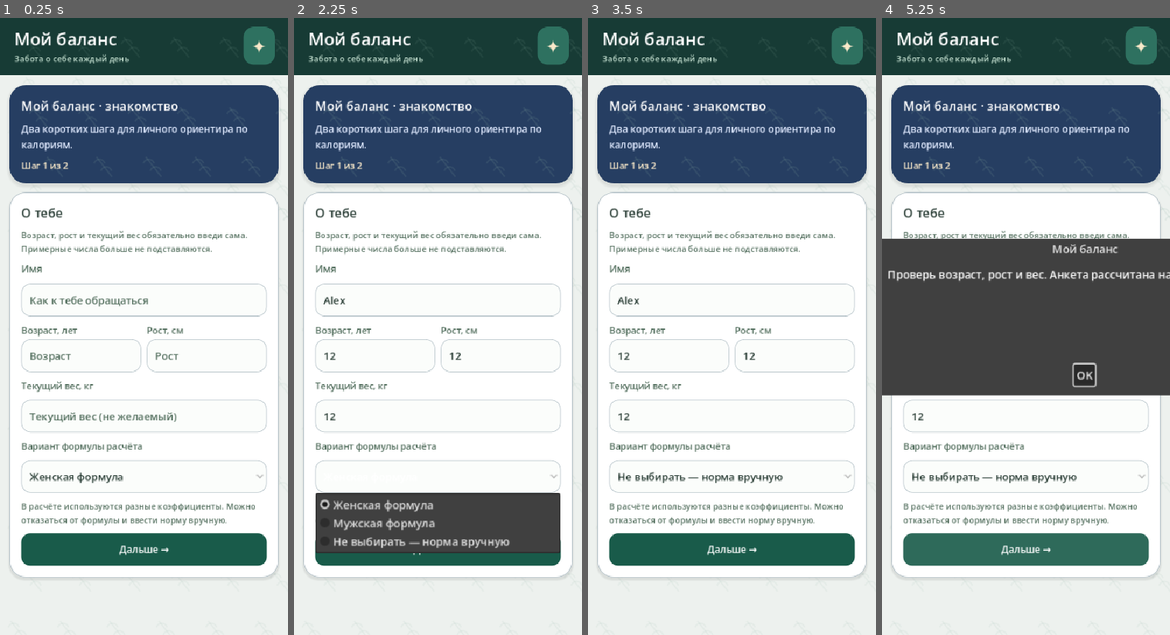
Above: before the commit, frames 1-4 (left to right).
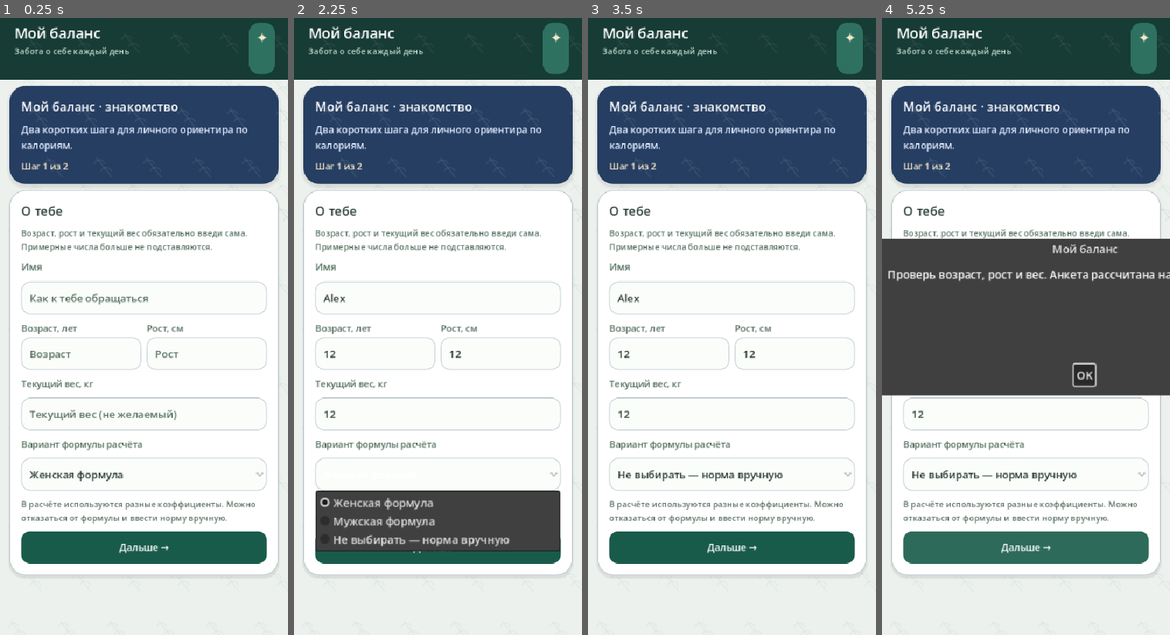
Above: after the commit, the same moments.

Repository: Domenklay/My_balance
Game: Godot game, scene res://main.tscn
The game is run twice, just before and just after one commit, with the same random seed, the same clock (stepped at 60 frames per second) and the same inputs.
Inputs (mouse positions are in pixels of both pictures, inside the frame that each line leads up to):
- Up to frame 1 (0.25 s): no input
- Up to frame 2 (2.25 s): click (438, 301) at 0.52 s; type "Alex" at 0.6 s; click (374, 357) at 0.75 s; type "12" at 0.83 s; click (501, 357) at 0.98 s; type "12" at 1.07 s; click (438, 419) at 1.27 s; type "12" at 1.35 s; click "Женская формула" at 2 s
- Up to frame 3 (3.5 s): click "Дальше →" at 2.75 s
- Up to frame 4 (5.25 s): click "Не выбирать — норма вручную" at 3.5 s; click "Не выбирать — норма вручную" at 4.25 s; click "Дальше →" at 5 s

The runs differ from the first frame. In frame 1, 11% of the frame differs, in the area x 0-100%, y 0-91%; in frame 2, 10%; in frame 3, 11%; in frame 4, 8.4%.

Commit message:
Make journal genuinely compact: slim date/header, single-line daily energy and macros, collapsible small meal rows

Diff:
--- a/godot/src/main.gd
+++ b/godot/src/main.gd
@@ -276,8 +276,8 @@
     head_style.bg_color = HEADER_BG
     head_style.content_margin_left = 21
     head_style.content_margin_right = 19
-    head_style.content_margin_top = 14
-    head_style.content_margin_bottom = 16
+    head_style.content_margin_top = 8
+    head_style.content_margin_bottom = 8
     header_panel.add_theme_stylebox_override("panel", head_style)
     shell.add_child(header_panel)
     header_pattern = PatternScript.new()
@@ -291,10 +291,10 @@
     brand.size_flags_horizontal = Control.SIZE_EXPAND_FILL
     brand.add_theme_constant_override("separation", 3)
     heading.add_child(brand)
-    header_title = _label(brand, "Мой баланс", 25, WHITE)
+    header_title = _label(brand, "Мой баланс", 21, WHITE)
     header_subtitle = _label(brand, "Забота о себе каждый день", 12, HEADER_MUTED)
     emblem_panel = PanelContainer.new()
-    emblem_panel.custom_minimum_size = Vector2(46, 46)
+    emblem_panel.custom_minimum_size = Vector2(38, 38)
     var logo_style = StyleBoxFlat.new()
     logo_style.bg_color = LOGO_BG
     logo_style.set_corner_radius_all(15)
@@ -304,7 +304,7 @@
     logo_style.content_margin_bottom = 5
     emblem_panel.add_theme_stylebox_override("panel", logo_style)
     heading.add_child(emblem_panel)
-    emblem_label = _label(emblem_panel, "✦", 26, SOFT_GOLD)
+    emblem_label = _label(emblem_panel, "✦", 21, SOFT_GOLD)
     emblem_label.horizontal_alignment = HORIZONTAL_ALIGNMENT_CENTER
     emblem_label.vertical_alignment = VERTICAL_ALIGNMENT_CENTER
     scroll = ScrollContainer.new()
@@ -318,15 +318,15 @@
     shell.add_child(scroll)
     body = VBoxContainer.new()
     body.size_flags_horizontal = Control.SIZE_EXPAND_FILL
-    body.add_theme_constant_override("separation", 13)
+    body.add_theme_constant_override("separation", 9)
     var margins = MarginContainer.new()
     margins.size_flags_horizontal = Control.SIZE_EXPAND_FILL
     margins.mouse_filter = Control.MOUSE_FILTER_PASS
     body.mouse_filter = Control.MOUSE_FILTER_PASS
     margins.add_theme_constant_override("margin_left", 14)
     margins.add_theme_constant_override("margin_right", 14)
-    margins.add_theme_constant_override("margin_top", 14)
-    margins.add_theme_constant_override("margin_bottom", 22)
+    margins.add_theme_constant_override("margin_top", 9)
+    margins.add_theme_constant_override("margin_bottom", 15)
     scroll.add_child(margins)
     margins.add_child(body)
     note_save_timer = Timer.new()
@@ -617,6 +617,43 @@
         _label(content, title, 18, WHITE if variant == "hero" else INK)
     return content
 
+# Per-day compact cards retain the same colors and contrast but reduce
+# vertical padding. This is intentionally scoped to the journal only.
+func _compact_card(content: VBoxContainer, margin: int = 9, spacing: int = 5) -> void:
+    var panel = content.get_parent() as PanelContainer
+    if panel != null:
+        var style = panel.get_theme_stylebox("panel") as StyleBoxFlat
+        if style != null:
+            style.set_corner_radius_all(16)
+            style.content_margin_left = margin
+            style.content_margin_right = margin
+            style.content_margin_top = margin
+            style.content_margin_bottom = margin
+            style.shadow_size = 2
+            style.shadow_offset = Vector2(0, 1)
+    content.add_theme_constant_override("separation", spacing)
+
+
+func _compact_macro(parent: Node, name: String, value: float,
+        background: Color, foreground: Color) -> void:
+    var panel = PanelContainer.new()
+    panel.size_flags_horizontal = Control.SIZE_EXPAND_FILL
+    panel.mouse_filter = Control.MOUSE_FILTER_IGNORE
+    var style = StyleBoxFlat.new()
+    style.bg_color = background
+    style.set_corner_radius_all(9)
+    style.content_margin_left = 5
+    style.content_margin_right = 5
+    style.content_margin_top = 5
+    style.content_margin_bottom = 5
+    panel.add_theme_stylebox_override("panel", style)
+    parent.add_child(panel)
+    var label = _label(panel, name + " " + str(roundi(value)) + " г", 12, foreground)
+    label.horizontal_alignment = HORIZONTAL_ALIGNMENT_CENTER
+    label.autowrap_mode = TextServer.AUTOWRAP_OFF
+    label.text_overrun_behavior = TextServer.OVERRUN_TRIM_ELLIPSIS
+
+
 func _macro_chip(parent: Node, caption: String, value: float, tint: Color) -> void:
     var panel = PanelContainer.new()
     panel.mouse_filter = Control.MOUSE_FILTER_IGNORE
@@ -833,6 +870,9 @@
     _render_serial += 1
     var current_serial = _render_serial
     _update_tabs()
+    if is_instance_valid(header_subtitle):
+        header_subtitle.visible = tab != "day"
+    body.add_theme_constant_override("separation", 7 if tab == "day" else 9)
     for child in body.get_children():
         body.remove_child(child)
         child.queue_free()
@@ -857,7 +897,7 @@
     day_label.size_flags_horizontal = Control.SIZE_EXPAND_FILL
     day_label.horizontal_alignment = HORIZONTAL_ALIGNMENT_CENTER
     day_label.vertical_alignment = VERTICAL_ALIGNMENT_CENTER
-    day_label.custom_minimum_size.y = 45
+    day_label.custom_minimum_size.y = 36
     _button(r, "▶", func(): date = store.change_date(date, 1); month_shown = date.substr(0, 7); _render(), true)
     _button(r, "▦", func():
         calendar_expanded = not calendar_expanded
@@ -1577,40 +1617,48 @@
 
 func _show_day() -> void:
     var overview = _card("", "overview")
+    _compact_card(overview, 8, 4)
     _date_nav(overview)
+    for control in overview.get_children():
+        if control is HBoxContainer:
+            for item in control.get_children():
+                if item is Button:
+                    item.custom_minimum_size.y = 36
+                    item.add_theme_font_size_override("font_size", 13)
     if calendar_expanded:
         _calendar(overview)
 
-    var total = store.day_calories(date)
-    var target = float(store.data["settings"]["kcal"])
-    var hero = _card("Энергия дня", "hero")
+    var total: float = store.day_calories(date)
+    var target: float = float(store.data["settings"]["kcal"])
+    var hero = _card("", "hero")
+    _compact_card(hero, 11, 6)
     var hero_content = _row(hero)
     var numbers = VBoxContainer.new()
     numbers.size_flags_horizontal = Control.SIZE_EXPAND_FILL
     numbers.add_theme_constant_override("separation", 2)
     hero_content.add_child(numbers)
-    _label(numbers, str(roundi(total)), 34, WHITE)
-    _label(numbers, "из " + str(roundi(target)) + " ккал", 15, HERO_MUTED)
+    _label(numbers, "Энергия дня", 16, WHITE)
+    _label(numbers, str(roundi(total)) + " из " + str(roundi(target)) + " ккал", 21, WHITE)
+    var remaining: float = target - total
+    _label(numbers,
+        "Осталось " + str(roundi(remaining)) + " ккал" if remaining >= 0.0 else
+        "Превышение +" + str(roundi(-remaining)) + " ккал",
+        12, HERO_MUTED if remaining >= 0.0 else SOFT_GOLD)
     var ring = RingScript.new()
     ring.name = "DailyCalorieRing"
-    ring.custom_minimum_size = Vector2(78, 78)
+    ring.custom_minimum_size = Vector2(58, 58)
     ring.set_palette(HERO_TRACK, HERO_FILL, WHITE)
     ring.set_value(total, target)
     hero_content.add_child(ring)
-    var remaining = target - total
-    if remaining >= 0.0:
-        _label(hero, "До дневного ориентира — " + str(roundi(remaining)) + " ккал", 13, HERO_MUTED)
-    else:
-        _label(hero, "Сверх ориентира — " + str(roundi(-remaining)) + " ккал", 13, SOFT_GOLD)
     var macros = _row(hero)
-    _macro_chip(macros, "БЕЛКИ", store.day_macro(date, "p"), MACRO_PROTEIN)
-    _macro_chip(macros, "ЖИРЫ", store.day_macro(date, "f"), MACRO_FAT)
-    _macro_chip(macros, "УГЛЕВОДЫ", store.day_macro(date, "c"), MACRO_CARBS)
+    macros.add_theme_constant_override("separation", 5)
+    _compact_macro(macros, "Б", store.day_macro(date, "p"), PROTEIN_BG, MACRO_PROTEIN)
+    _compact_macro(macros, "Ж", store.day_macro(date, "f"), FAT_BG, MACRO_FAT)
+    _compact_macro(macros, "У", store.day_macro(date, "c"), CARBS_BG, MACRO_CARBS)
 
     # Compact sections are always present. Only the selected meal unfolds.
     # Expansion state is in-memory, keyed by date: diary records are untouched.
-    var foods = _card("Приёмы пищи")
-    diary_food_card = foods
+    # No extra standalone title card: every meal already has its own header.
     var existing = store.day_entries(date)
     var sections = [
         {"meal":"Завтрак", "icon":"☀", "variant":"overview", "accent":ACCENT},
@@ -1631,10 +1679,18 @@
         var meal_target: float = float(target) * float(share) / 100.0
         var section_key = date + "|" + meal_name
         var expanded: bool = bool(_expanded_meals.get(section_key, false))
-        var meal_card = _card(str(section_info["icon"]) + "  " + meal_name, str(section_info["variant"]))
+        var meal_card = _card("", str(section_info["variant"]))
+        _compact_card(meal_card, 10, 4)
         meal_card.get_parent().name = "DailyMeal_" + str(section_index)
-        _label(meal_card, str(roundi(meal_kcal)) + " ккал · " +
-            str(meals_for_day.size()) + " продуктов", 14, TEXT_ACCENT)
+        if section_index == 0:
+            diary_food_card = meal_card
+        var title_row = _row(meal_card)
+        title_row.add_theme_constant_override("separation", 6)
+        var meal_title = _label(title_row, str(section_info["icon"]) + " " + meal_name, 16, INK)
+        meal_title.size_flags_horizontal = Control.SIZE_EXPAND_FILL
+        var count_label = _label(title_row, str(roundi(meal_kcal)) + " ккал · " +
+            str(meals_for_day.size()) + " продуктов", 12, TEXT_ACCENT)
+        count_label.horizontal_alignment = HORIZONTAL_ALIGNMENT_RIGHT
         if share > 0:
             _label(meal_card, "Ориентир: " + str(roundi(meal_target)) + " ккал (" +
                 str(share) + "% в сутки)", 12, MUTED)
@@ -1643,10 +1699,12 @@
                     str(roundi(meal_kcal - meal_target)) + " ккал", 12, ACCENT)
             var meal_bar = ProgressBar.new()
             meal_bar.name = "MealProgress_" + str(section_index)
+            meal_bar.visible = meal_kcal > 0.0
             meal_bar.min_value = 0.0
             meal_bar.max_value = maxf(1.0, meal_target)
             meal_bar.value = minf(meal_kcal, meal_bar.max_value)
             _style_progress(meal_bar)
+            meal_bar.custom_minimum_size.y = 5
             var meal_fill = StyleBoxFlat.new()
             meal_fill.bg_color = Color("#E0705D") if meal_kcal > meal_target else section_info["accent"]
             meal_fill.set_corner_radius_all(8)
@@ -1657,22 +1715,26 @@
             if meal_kcal > 0:
                 _label(meal_card, "Учтено " + str(roundi(meal_kcal)) +
                     " ккал без установленной доли", 12, TEXT_ACCENT)
-        # One compact macro line instead of three vertically stacked tiles.
+        var controls = _row(meal_card)
+        controls.add_theme_constant_override("separation", 6)
+        var expand_button = _button(controls, "▴ Свернуть" if expanded else "▾ Подробнее", func():
+            _expanded_meals[section_key] = not expanded
+            _render()
+        , true)
+        expand_button.custom_minimum_size.y = 35
+        expand_button.add_theme_font_size_override("font_size", 12)
+        var add_button = _button(controls, "+ Добавить " + meal_name.to_lower(),
+            func(): _open_meal_catalog(meal_name), true)
+        add_button.custom_minimum_size.y = 35
+        add_button.add_theme_font_size_override("font_size", 12)
+        if not expanded:
+            continue
         var macro_line = (
-            "БЕЛКИ " + str(snappedf(float(meal_stats["p"]), 0.1)) + " г  ·  " +
-            "ЖИРЫ " + str(snappedf(float(meal_stats["f"]), 0.1)) + " г  ·  " +
+            "БЕЛКИ " + str(snappedf(float(meal_stats["p"]), 0.1)) + " г · " +
+            "ЖИРЫ " + str(snappedf(float(meal_stats["f"]), 0.1)) + " г · " +
             "УГЛЕВОДЫ " + str(snappedf(float(meal_stats["c"]), 0.1)) + " г"
         )
         _label(meal_card, macro_line, 12, MUTED)
-        var controls = _row(meal_card)
-        _button(controls, "▴ Свернуть" if expanded else "▾ Подробнее", func():
-            _expanded_meals[section_key] = not expanded
-            _render()
-        , true)
-        _button(controls, "+ Добавить " + meal_name.to_lower(),
-            func(): _open_meal_catalog(meal_name), true)
-        if not expanded:
-            continue
         var details = VBoxContainer.new()
         details.name = "MealDetails_" + str(section_index)
         details.add_theme_constant_override("separation", 8)
